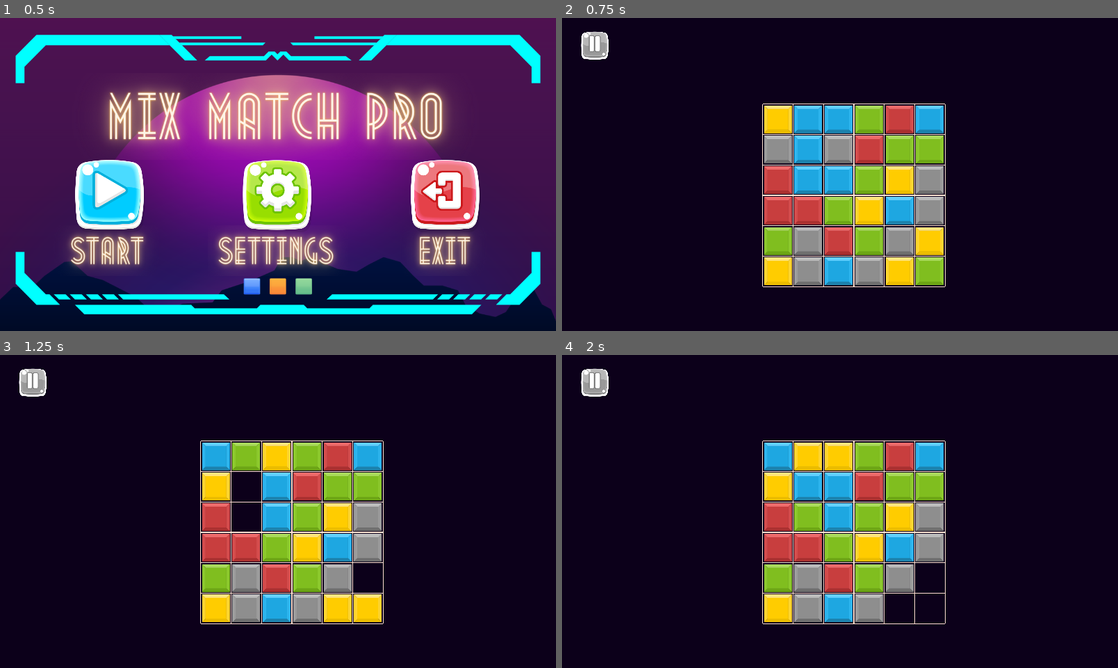
Above: before the commit, frames 1-4 (two rows, left to right).
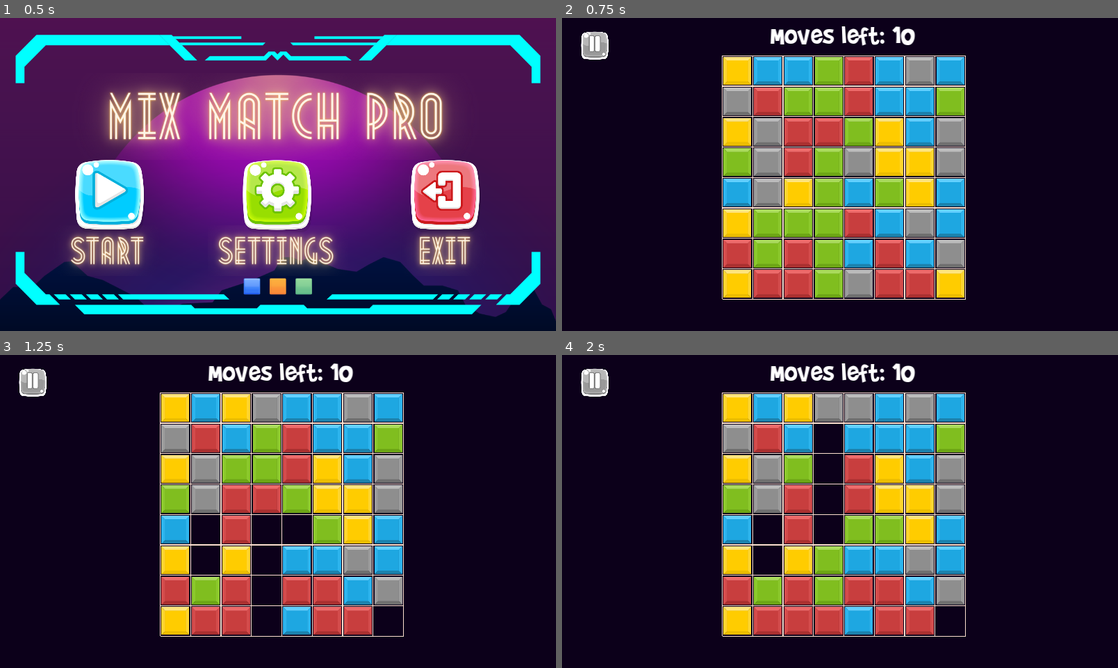
Above: after the commit, the same moments.

Repository: bonsaipropaganda/match-3-with-a-twist
Game: Godot game, scene res://Content/UserInterface/main_menu.tscn
The game is run twice, just before and just after one commit, with the same random seed, the same clock (stepped at 60 frames per second) and the same inputs. The engine's default icon, where the game draws it, is replaced by a stand-in: a white triangle on a blue panel in a dark square.
Inputs (mouse positions are in pixels of both pictures, inside the frame that each line leads up to):
- Up to frame 1 (0.5 s): no input
- Up to frame 2 (0.75 s): click (673, 196) at 0.5 s
- Up to frame 3 (1.25 s): no input
- Up to frame 4 (2 s): move the mouse to (778, 486) at 1.27 s; press the mouse at (778, 486) at 1.28 s

Frame 1 is identical in both runs. In frame 2, 32% of the frame differs, in the area x 28-73%, y 2-90%; in frame 3, 31%; in frame 4, 31%.

Commit message:
added a moves left counter
so I added a moves left counter. when it runs out of moves left you can't play anymore and when you get matches it adds moves to this counter

Diff:
--- a/Content/Grid/grid.gd
+++ b/Content/Grid/grid.gd
@@ -18,6 +18,9 @@
 var done_updating := false
 var doingSwap:bool = false
 var prevoiusSwaps:Array = []
+
+signal tiles_swap
+signal send_moves_to_label
 
 func _ready():
 	if !Engine.is_editor_hint():
@@ -179,6 +182,7 @@
 	return to_free
 
 func on_swap_tile(from_pos, direction):
+	tiles_swap.emit()
 	if done_updating and !doingSwap:
 
 		var to_pos = from_pos + direction
@@ -218,6 +222,10 @@
 		if get_to_free() != []:
 			prevoiusSwaps = []
 
+		# prior to updating the grid we need to get which tiles were matched by the player
+		var matches_made = get_to_free()
+		# this adds moves to your moves left variable in the move counter
+		add_moves(matches_made.size())
 
 		doingSwap = false
 		done_updating = false
@@ -240,6 +248,16 @@
 		doingSwap = false
 		done_updating = false
 
+# basically add more moves depending on the match size
+func add_moves(tiles_matched):
+	if tiles_matched == 3:
+		send_moves_to_label.emit(1)
+	elif tiles_matched == 4:
+		send_moves_to_label.emit(2)
+	elif tiles_matched == 5:
+		send_moves_to_label.emit(3)
+	elif tiles_matched >= 6:
+		send_moves_to_label.emit(5)
 
 #func update_tile_group(x, y, group_id, tile_type):
 #	if (x < 0 || x >= grid_width || y < 0 || y >= grid_height || grid[y][x] == null):
--- /dev/null
+++ b/Content/UserInterface/moves_left_counter.gd
@@ -0,0 +1,24 @@
+extends Node2D
+
+var moves_left: int = 10
+signal game_over
+
+# Called when the node enters the scene tree for the first time.
+func _ready() -> void:
+	pass
+
+
+# Called every frame. 'delta' is the elapsed time since the previous frame.
+func _process(delta: float) -> void:
+	# update moves left label
+	$MovesLeftLabel.text = "Moves left: " + str(moves_left)
+
+	# game over
+	if moves_left == 0:
+		game_over.emit()
+
+func _on_grid_tiles_swap() -> void:
+	moves_left -= 1
+
+func _on_moves_recieved(move_amount):
+	moves_left += move_amount
--- /dev/null
+++ b/Content/UserInterface/moves_left_counter.tscn
@@ -0,0 +1,14 @@
+[gd_scene load_steps=3 format=3 uid="uid://btoxfm4ull60m"]
+
+[ext_resource type="FontFile" uid="uid://cq58k7wkj7k25" path="res://art/fonts/brandy_brunch/BradBunR.ttf" id="1_7a0y7"]
+[ext_resource type="Script" path="res://Content/UserInterface/moves_left_counter.gd" id="1_k6vwt"]
+
+[node name="MovesLeftCounter" type="Node2D"]
+script = ExtResource("1_k6vwt")
+
+[node name="MovesLeftLabel" type="Label" parent="."]
+offset_right = 40.0
+offset_bottom = 20.0
+theme_override_fonts/font = ExtResource("1_7a0y7")
+theme_override_font_sizes/font_size = 64
+text = "Moves left: 10"
--- a/Content/game_scene.tscn
+++ b/Content/game_scene.tscn
@@ -1,14 +1,17 @@
-[gd_scene load_steps=4 format=3 uid="uid://y26xkpybmr8r"]
+[gd_scene load_steps=5 format=3 uid="uid://y26xkpybmr8r"]
 
 [ext_resource type="Script" path="res://Content/game_scene.gd" id="1_u61ru"]
 [ext_resource type="PackedScene" uid="uid://dkbegd2mpsmvo" path="res://Content/Grid/grid.tscn" id="2_benkg"]
 [ext_resource type="PackedScene" uid="uid://44pumqm1otrx" path="res://Content/UserInterface/game_ui.tscn" id="3_0gh26"]
+[ext_resource type="PackedScene" uid="uid://btoxfm4ull60m" path="res://Content/UserInterface/moves_left_counter.tscn" id="4_v557g"]
 
 [node name="GameScene" type="Node2D"]
 script = ExtResource("1_u61ru")
 
 [node name="Grid" parent="." instance=ExtResource("2_benkg")]
-position = Vector2(462, 198)
+position = Vector2(369, 87)
+grid_width = 8
+grid_height = 8
 
 [node name="CanvasLayer" type="CanvasLayer" parent="."]
 
@@ -16,4 +19,11 @@
 unique_name_in_owner = true
 mouse_filter = 2
 
+[node name="MovesLeftCounter" parent="CanvasLayer/GameUI" instance=ExtResource("4_v557g")]
+position = Vector2(481, 0)
+
+[connection signal="send_moves_to_label" from="Grid" to="CanvasLayer/GameUI/MovesLeftCounter" method="_on_moves_recieved"]
+[connection signal="tiles_swap" from="Grid" to="CanvasLayer/GameUI/MovesLeftCounter" method="_on_grid_tiles_swap"]
+[connection signal="game_over" from="CanvasLayer/GameUI/MovesLeftCounter" to="CanvasLayer/GameUI" method="on_game_over"]
+
 [editable path="CanvasLayer/GameUI"]
